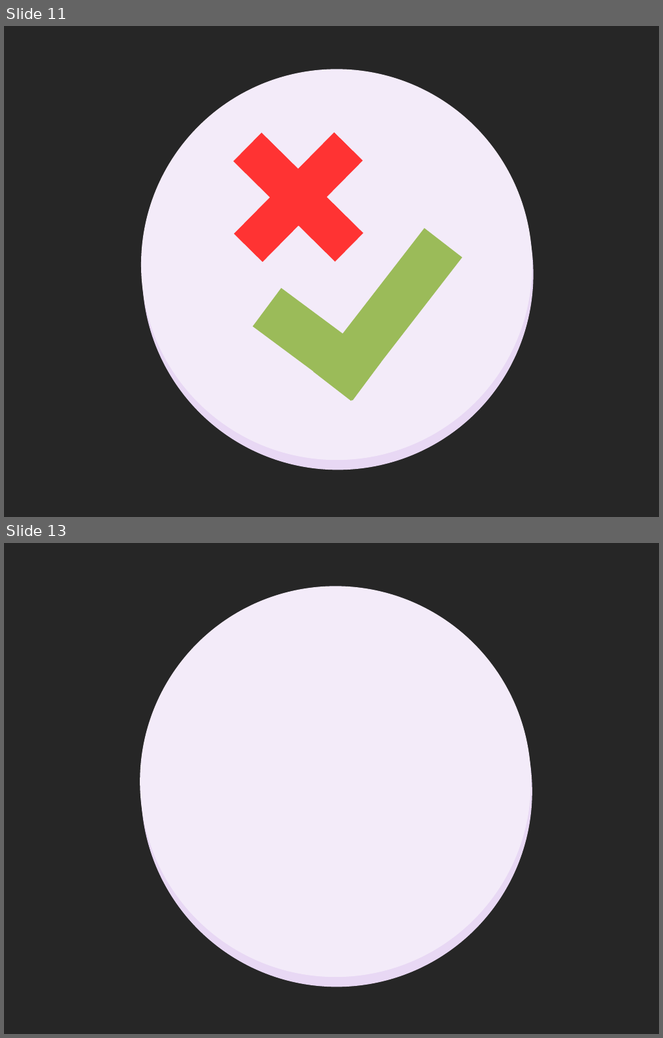
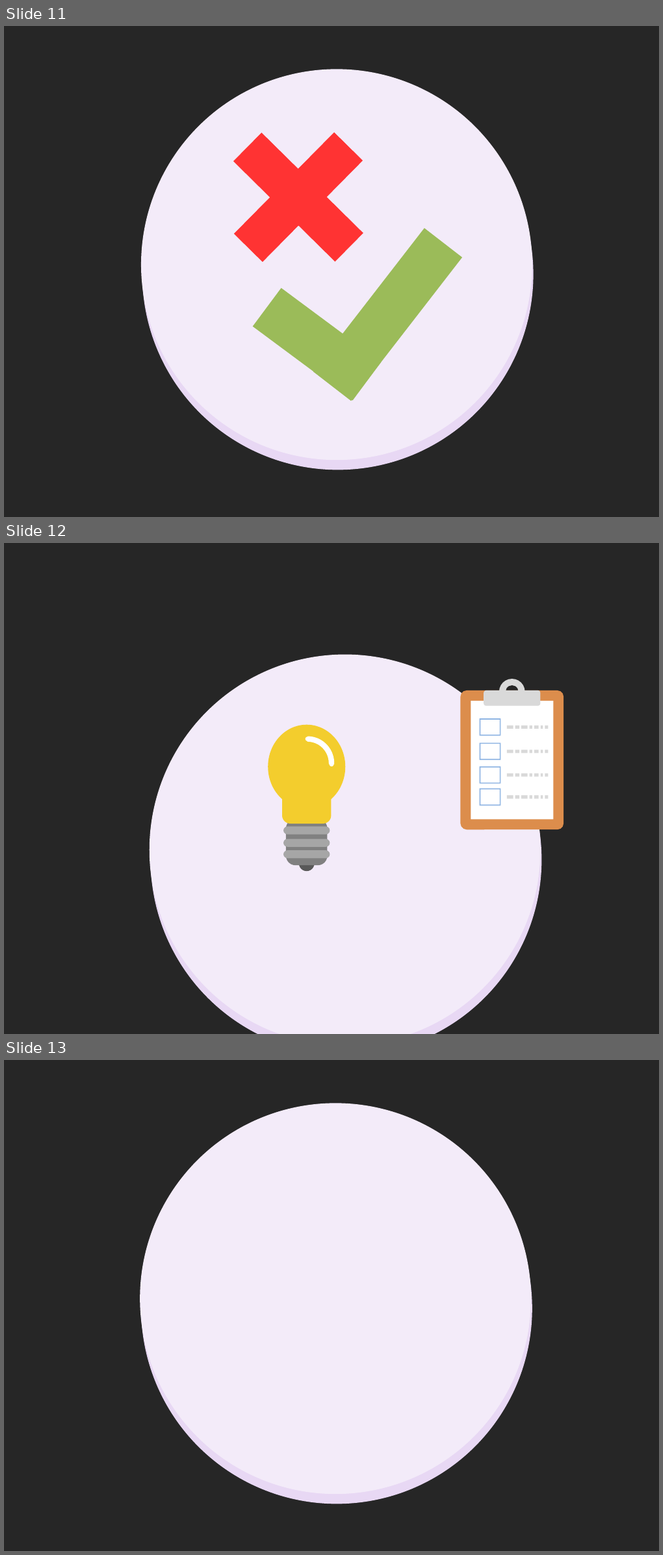
Before and after one commit to gustavogitzel/Discussex, a slide deck: Rascunhos/Logo - PP2.pptx. Shown one above the other, each under a label of ours: slides 11 and 13 before the commit, slides 11, 12 and 13 after it; the slides between them are not shown. The pictures are 663x1038 and 663x1555 pixels, drawn with LibreOffice and Linux fonts; fonts in the diff are those of the drawing. Boxes give left, top, right and bottom in pixels: in the first picture for what was removed or moved away, otherwise in the second. Text is boxed around its words. In the diff, an @@ line names an element or a change of style, - is before the commit and + after.

```diff
--- a/Rascunhos/Logo - PP2.pptx
+++ b/Rascunhos/Logo - PP2.pptx
@@ slide 12 added at (4, 543, 659, 1034), background #262626 @@
@@ ellipse added at (150, 654, 541, 1034), fill #F3EBF9 @@
@@ ellipse added at (151, 664, 542, 1034), fill #E8D8F4 @@
@@ group added at (268, 724, 345, 872): 5 rounded rectangles, 4 ellipses, 1 arc (boxed as its full ellipse) @@
@@ group added at (461, 679, 564, 830): 4 frames, 4 freeform shapes, 2 rounded rectangles, 1 rectangle, 1 donut @@
```
Also in this commit, not shown: 1 slide removed.
